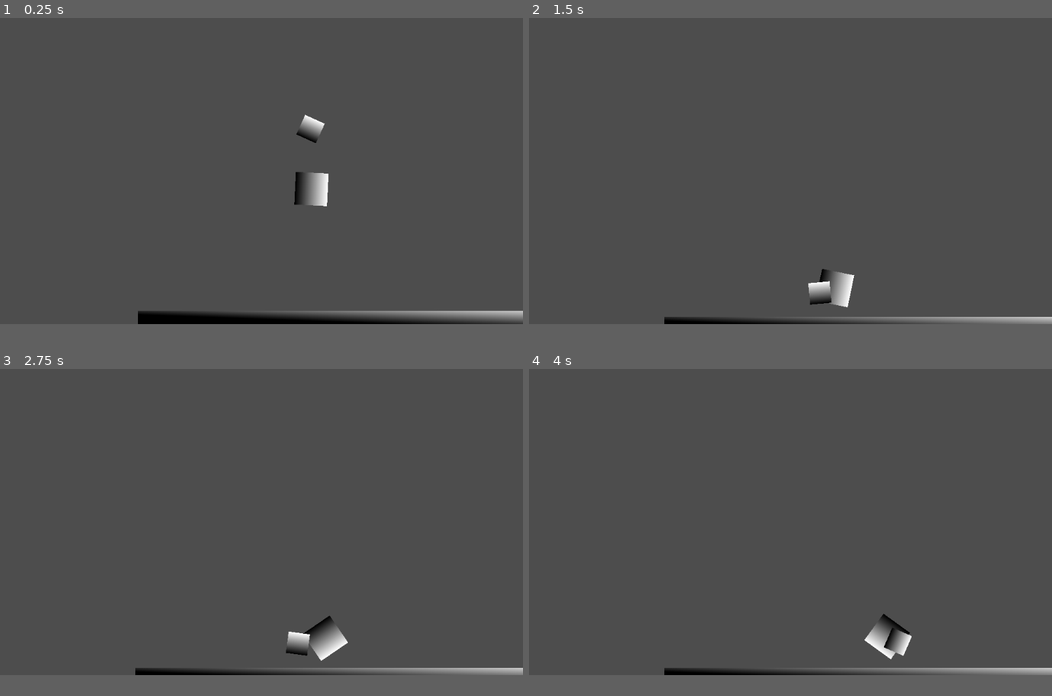
Above: before the commit, frames 1-4 (two rows, left to right).
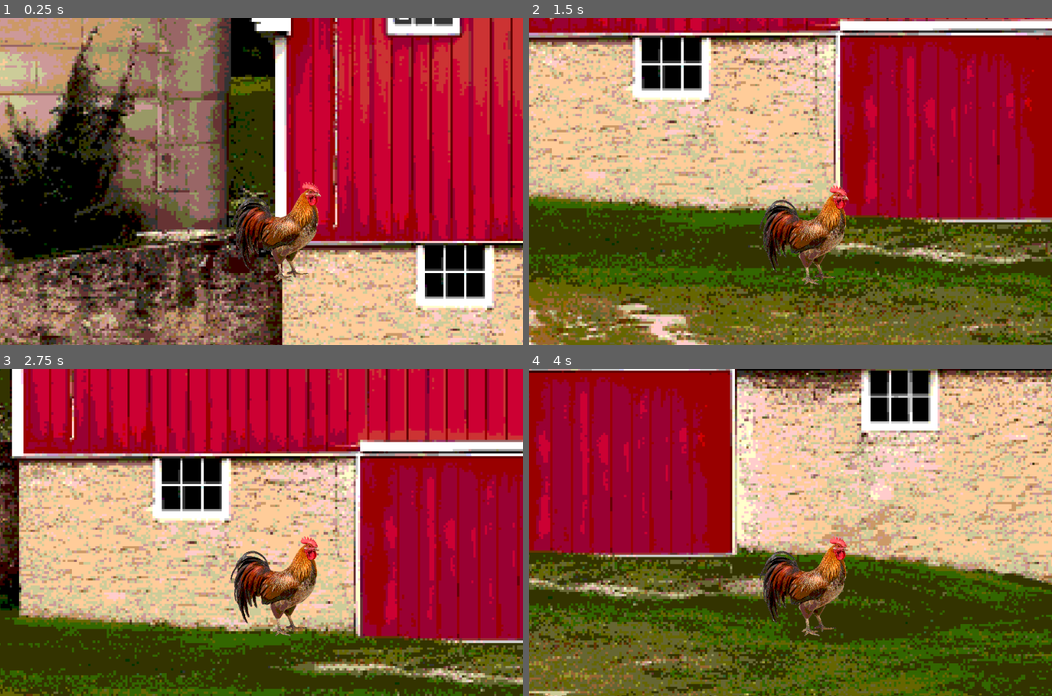
Above: after the commit, the same moments.

Repository: GameJamStation/Spelsylt
Game: Godot game, scene res://scenes/game.tscn
Same seed, same stepped clock (60 frames per second), same inputs: the game is played once before the commit and once after it.
Inputs:
- Up to frame 1 (0.25 s): no input
- Up to frame 2 (1.5 s): tap Enter (ui_accept) at 0.5, 0.6, 0.77, 1.07, 1.35 s; hold Right (ui_right) from 0.53 s (still down)
- Up to frame 3 (2.75 s): tap Enter (ui_accept) at 1.52, 1.82, 2.1 s; release Right (ui_right) at 2.03 s; hold Left (ui_left) from 2.03 s (still down)
- Up to frame 4 (4 s): release Left (ui_left) at 2.78 s; hold Right (ui_right) from 2.78 s (still down); tap Enter (ui_accept) at 2.85, 3.02, 3.32, 3.6, 3.77 s
In our replay, the window is 800x468 before the commit and 800x500 after it. These sizes can differ from the game's own. Grey fills any space a smaller window leaves; there, only what the larger window draws over its background counts as a difference.

The runs differ from the first frame. In frame 1, 98% of the frame differs, in the area x 0-100%, y 0-100%; in frame 2, 98%; in frame 3, 96%; in frame 4, 98%.

Commit message:
Added shaders for pixelation

Diff:
--- /dev/null
+++ b/Shaders/ColorSpace.gdshader
@@ -0,0 +1,21 @@
+shader_type canvas_item;
+
+uniform float colors : hint_range(1.0, 16.0);
+uniform float dither : hint_range(0.0, 0.5);
+
+void fragment()
+{
+	vec4 color = texture(TEXTURE, UV);
+
+	float a = floor(mod(UV.x / TEXTURE_PIXEL_SIZE.x, 2.0));
+	float b = floor(mod(UV.y / TEXTURE_PIXEL_SIZE.y, 2.0));
+	float c = mod(a + b, 2.0);
+
+	COLOR.r = (round(color.r * colors + dither) / colors) * c;
+	COLOR.g = (round(color.g * colors + dither) / colors) * c;
+	COLOR.b = (round(color.b * colors + dither) / colors) * c;
+	c = 1.0 - c;
+	COLOR.r += (round(color.r * colors - dither) / colors) * c;
+	COLOR.g += (round(color.g * colors - dither) / colors) * c;
+	COLOR.b += (round(color.b * colors - dither) / colors) * c;
+}
--- /dev/null
+++ b/Shaders/Pixelation.gdshader
@@ -0,0 +1,22 @@
+shader_type canvas_item;
+
+uniform int pixelSize = 4;
+
+void fragment()
+{
+
+	ivec2 size = textureSize(TEXTURE, 0);
+
+	int xRes = size.x;
+	int yRes = size.y;
+
+	float xFactor = float(xRes) / float(pixelSize);
+	float yFactor = float(yRes) / float(pixelSize);
+
+	float grid_uv_x = round(UV.x * xFactor) / xFactor;
+	float grid_uv_y = round(UV.y * yFactor) / yFactor;
+
+	vec4 text = texture(TEXTURE, vec2(grid_uv_x, grid_uv_y));
+
+	COLOR = text;
+}
--- /dev/null
+++ b/Shaders/ScreenSpacePixelation.gdshader
@@ -0,0 +1,12 @@
+shader_type canvas_item;
+
+uniform sampler2D SCREEN_TEXTURE : hint_screen_texture, repeat_disable, filter_nearest;
+uniform float pixel_size : hint_range(1.0, 16.0, 1.0) = 1;
+
+void fragment()
+{
+	float x = FRAGCOORD.x - mod(FRAGCOORD.x, pixel_size);
+	float y = FRAGCOORD.y - mod(FRAGCOORD.y, pixel_size);
+	float shift = floor(pixel_size / 2.0);
+	COLOR = texture(SCREEN_TEXTURE, vec2(x + shift, y+shift)* SCREEN_PIXEL_SIZE);
+}
--- a/project.godot
+++ b/project.godot
@@ -17,7 +17,7 @@
 
 [display]
 
-window/size/viewport_width=1024
+window/size/viewport_width=960
 window/size/viewport_height=600
 window/stretch/mode="viewport"
 window/vsync/vsync_mode=0
--- a/scenes/Camera.gd
+++ b/scenes/Camera.gd
@@ -3,17 +3,20 @@
 # Constants
 @export var RANDOM_SHAKE_STRENGTH: float = 30.0
 @export var SHAKE_DECAY_RATE: float = 5.0
+@export var TARGET_OFFSET: Vector2 = Vector2(0, -200.0)
 
 @onready var rand = RandomNumberGenerator.new()
 
 var noise_i: float = 0.0
 var shake_strength: float = 0.0
+var target: Node2D = null
 
 
 # Called when the node enters the scene tree for the first time.
 func _ready():
 	rand.randomize()
 	apply_shake(10)
+	target = get_node('../CharacterBody2D') as Node2D
 	pass # Replace with function body.
 
 func apply_shake(strenght: float):
@@ -25,7 +28,11 @@
 
 	shake_strength = lerp(shake_strength, 0.0, SHAKE_DECAY_RATE * delta)
 
-	self.offset = get_noise_offset()
+	var target_position = self.global_position
+	if target != null:
+		target_position = target.global_position + TARGET_OFFSET*3
+
+	self.offset = target_position + get_noise_offset()
 	pass
 
 func get_noise_offset():
@@ -33,3 +40,6 @@
 		rand.randf_range(-shake_strength, shake_strength),
 		rand.randf_range(-shake_strength, shake_strength)
 	)
+
+func set_target(new_target: Node2D):
+	self.target = new_target
--- /dev/null
+++ b/scenes/CharacterBody2D.gd
@@ -0,0 +1,28 @@
+extends CharacterBody2D
+
+
+const SPEED = 1200.0
+const JUMP_VELOCITY = -800.0
+
+# Get the gravity from the project settings to be synced with RigidBody nodes.
+var gravity = ProjectSettings.get_setting("physics/2d/default_gravity")
+
+
+func _physics_process(delta):
+	# Add the gravity.
+	if not is_on_floor():
+		velocity.y += gravity * delta
+
+	# Handle Jump.
+	if Input.is_action_just_pressed("ui_accept") and is_on_floor():
+		velocity.y = JUMP_VELOCITY
+
+	# Get the input direction and handle the movement/deceleration.
+	# As good practice, you should replace UI actions with custom gameplay actions.
+	var direction = Input.get_axis("ui_left", "ui_right")
+	if direction:
+		velocity.x = direction * SPEED
+	else:
+		velocity.x = move_toward(velocity.x, 0, SPEED)
+
+	move_and_slide()
--- /dev/null
+++ b/scenes/farm.tscn
@@ -0,0 +1,52 @@
+[gd_scene load_steps=9 format=3 uid="uid://xjnlcna0b87t"]
+
+[ext_resource type="Texture2D" uid="uid://dynmji5sp3elp" path="res://assets/rooster.png" id="1_03rtq"]
+[ext_resource type="Shader" path="res://Shaders/Pixelation.gdshader" id="1_e27wd"]
+[ext_resource type="Texture2D" uid="uid://bub2tka8ypv5s" path="res://assets/farm/fram-n-silo-1.jpg" id="1_k32wq"]
+[ext_resource type="Script" path="res://scenes/Camera.gd" id="1_ya5mg"]
+[ext_resource type="Script" path="res://scenes/CharacterBody2D.gd" id="2_8srxb"]
+
+[sub_resource type="ShaderMaterial" id="ShaderMaterial_rbsq0"]
+shader = ExtResource("1_e27wd")
+shader_parameter/pixelSize = 4
+
+[sub_resource type="ShaderMaterial" id="ShaderMaterial_hp5n1"]
+shader = ExtResource("1_e27wd")
+shader_parameter/pixelSize = 4
+
+[sub_resource type="CircleShape2D" id="CircleShape2D_i81ri"]
+radius = 170.0
+
+[node name="farm" type="Node2D"]
+
+[node name="Camera2D" type="Camera2D" parent="."]
+zoom = Vector2(0.5, 0.5)
+script = ExtResource("1_ya5mg")
+TARGET_OFFSET = Vector2(0, -100)
+
+[node name="Map" type="Node2D" parent="."]
+material = SubResource("ShaderMaterial_rbsq0")
+
+[node name="Fram-n-silo-1" type="Sprite2D" parent="Map"]
+use_parent_material = true
+position = Vector2(1331, -1608)
+scale = Vector2(2.11679, 2.11679)
+texture = ExtResource("1_k32wq")
+
+[node name="CharacterBody2D" type="CharacterBody2D" parent="."]
+script = ExtResource("2_8srxb")
+
+[node name="Rooster" type="Sprite2D" parent="CharacterBody2D"]
+material = SubResource("ShaderMaterial_hp5n1")
+position = Vector2(-14, -103)
+scale = Vector2(0.2, 0.2)
+texture = ExtResource("1_03rtq")
+
+[node name="CollisionShape2D" type="CollisionShape2D" parent="CharacterBody2D"]
+position = Vector2(12, -90)
+shape = SubResource("CircleShape2D_i81ri")
+
+[node name="Terrain" type="StaticBody2D" parent="."]
+
+[node name="CollisionPolygon2D" type="CollisionPolygon2D" parent="Terrain"]
+polygon = PackedVector2Array(-2931, 860, -2912, 1238, 5759, 1221, 5750, 767, 5778, -957, 5017, 1076, -2482, 711, -2904, -1244)
--- a/scenes/game.tscn
+++ b/scenes/game.tscn
@@ -1,10 +1,33 @@
-[gd_scene load_steps=2 format=3 uid="uid://dgx3j0co42vap"]
+[gd_scene load_steps=8 format=3 uid="uid://dav433jn8sw6v"]
 
-[ext_resource type="PackedScene" uid="uid://c4wxjpeqwpvyx" path="res://scenes/world.tscn" id="1_ui45h"]
+[ext_resource type="Shader" path="res://Shaders/ScreenSpacePixelation.gdshader" id="1_jq6j7"]
+[ext_resource type="PackedScene" uid="uid://xjnlcna0b87t" path="res://scenes/farm.tscn" id="1_s2bh6"]
+[ext_resource type="Shader" path="res://Shaders/ColorSpace.gdshader" id="2_qxyvy"]
+
+[sub_resource type="ShaderMaterial" id="ShaderMaterial_ry3m3"]
+shader = ExtResource("1_jq6j7")
+shader_parameter/pixel_size = 1.0
+
+[sub_resource type="ShaderMaterial" id="ShaderMaterial_68ojv"]
+shader = ExtResource("2_qxyvy")
+shader_parameter/colors = 5.0
+shader_parameter/dither = 0.0
+
+[sub_resource type="ShaderMaterial" id="ShaderMaterial_jwj7a"]
+shader = ExtResource("2_qxyvy")
+shader_parameter/colors = null
+shader_parameter/dither = null
+
+[sub_resource type="ShaderMaterial" id="ShaderMaterial_8na5y"]
+shader = ExtResource("1_jq6j7")
+shader_parameter/pixel_size = 4.0
 
 [node name="Game" type="Node2D"]
+texture_filter = 1
+material = SubResource("ShaderMaterial_ry3m3")
 
 [node name="SubViewportContainer" type="SubViewportContainer" parent="."]
+material = SubResource("ShaderMaterial_68ojv")
 offset_right = 1024.0
 offset_bottom = 600.0
 stretch = true
@@ -15,4 +38,18 @@
 size = Vector2i(1024, 600)
 render_target_update_mode = 4
 
-[node name="world" parent="SubViewportContainer/SubViewport" instance=ExtResource("1_ui45h")]
+[node name="farm" parent="SubViewportContainer/SubViewport" instance=ExtResource("1_s2bh6")]
+material = SubResource("ShaderMaterial_jwj7a")
+
+[node name="CanvasLayer" type="CanvasLayer" parent="."]
+visible = false
+
+[node name="ColorRect" type="ColorRect" parent="CanvasLayer"]
+material = SubResource("ShaderMaterial_8na5y")
+anchors_preset = -1
+anchor_right = 1.06925
+anchor_bottom = 1.0
+offset_right = 1.5199
+grow_horizontal = 2
+grow_vertical = 2
+metadata/_edit_use_anchors_ = true
Binary file added: assets/farm/fram-n-silo-1.jpg
Not shown, added: assets/farm/fram-n-silo-1.jpg.import
Binary file added: assets/rooster.png
Not shown, added: assets/rooster.png.import
